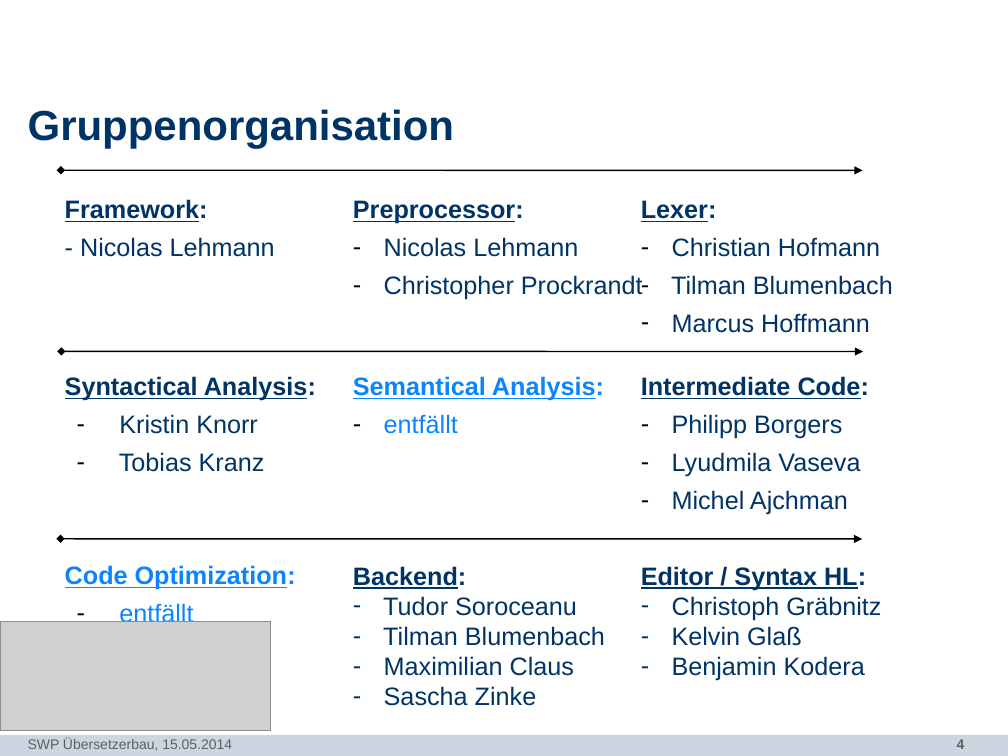
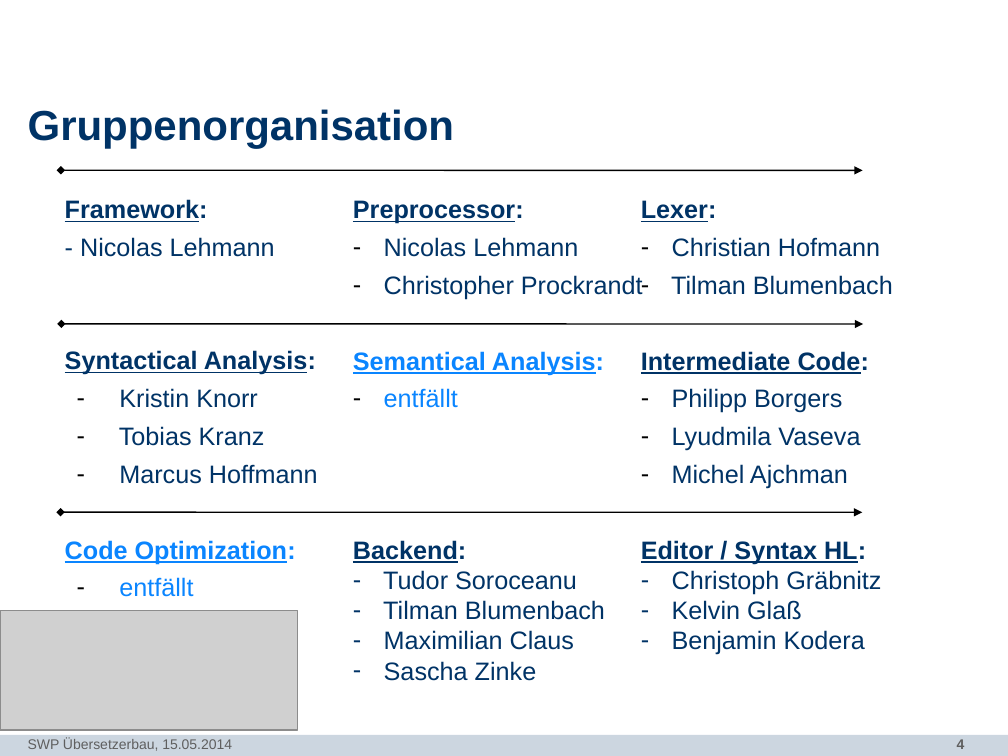
Before and after one commit to SWP-Ubau-SoSe2014-Haskell/SWPSoSe14, a slide deck: slide 4 of documentation/SWPSoSe14MS1.ppt. Drawn at 1008x756 pixels with LibreOffice and Linux fonts; fonts in the diff are those of the drawing; grey boxes stand for pictures; background and template pictures are left out. Boxes give left, top, right and bottom in pixels: in the first picture for what was removed or moved away, otherwise in the second. Text is boxed around its words. In the diff, an @@ line names an element or a change of style, - is before the commit and + after.

Commit message:
Marcus added to Syntactical Analysis in ms1 presentation 2

```diff
--- a/documentation/SWPSoSe14MS1.ppt
+++ b/documentation/SWPSoSe14MS1.ppt
@@ text "Preprocessor:" rewrapped from [353, 200, 643, 706] to [353, 200, 643, 681] @@
@@ double arrow moved from (61, 352) - (863, 352) to (61, 324) - (863, 324) @@
@@ text at [672, 313, 870, 333]: paragraph removed @@
-– Marcus Hoffmann
@@ text at [119, 464, 318, 484]: paragraph added @@
+– Marcus Hoffmann
@@ double arrow moved from (60, 539) - (862, 539) to (60, 512) - (862, 512) @@
@@ picture: place and size @@
-picture at [0, 621, 270, 730]
+picture at [0, 610, 297, 730]
```
Also in this commit, not shown: 1 other file.
